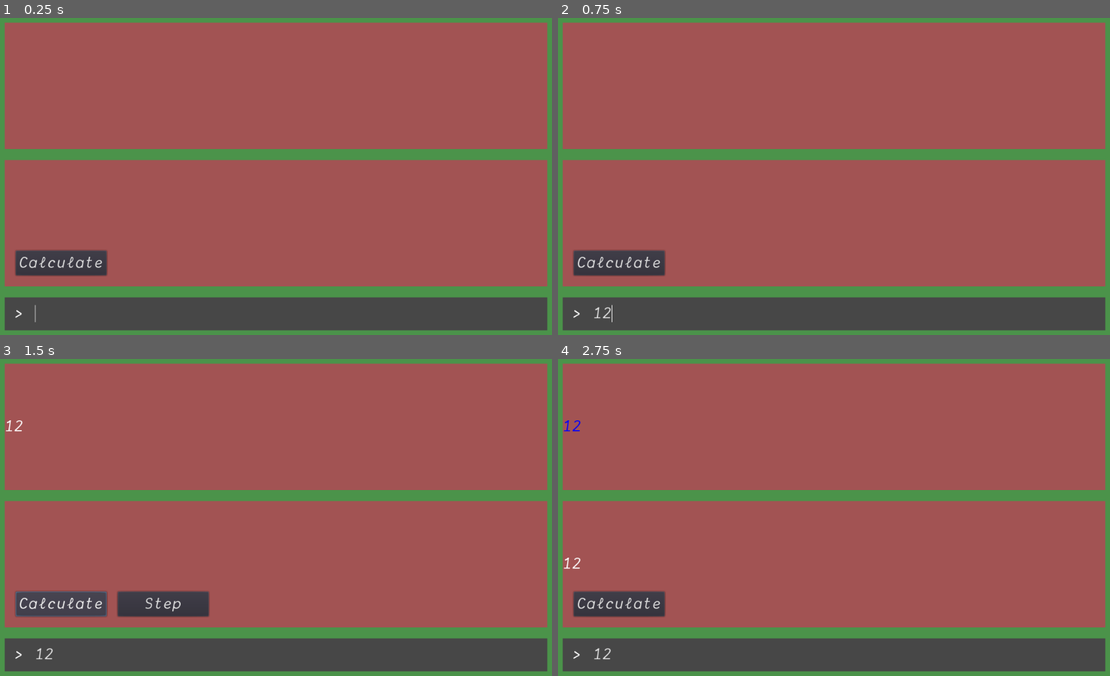
Above: before the commit, frames 1-4 (two rows, left to right).
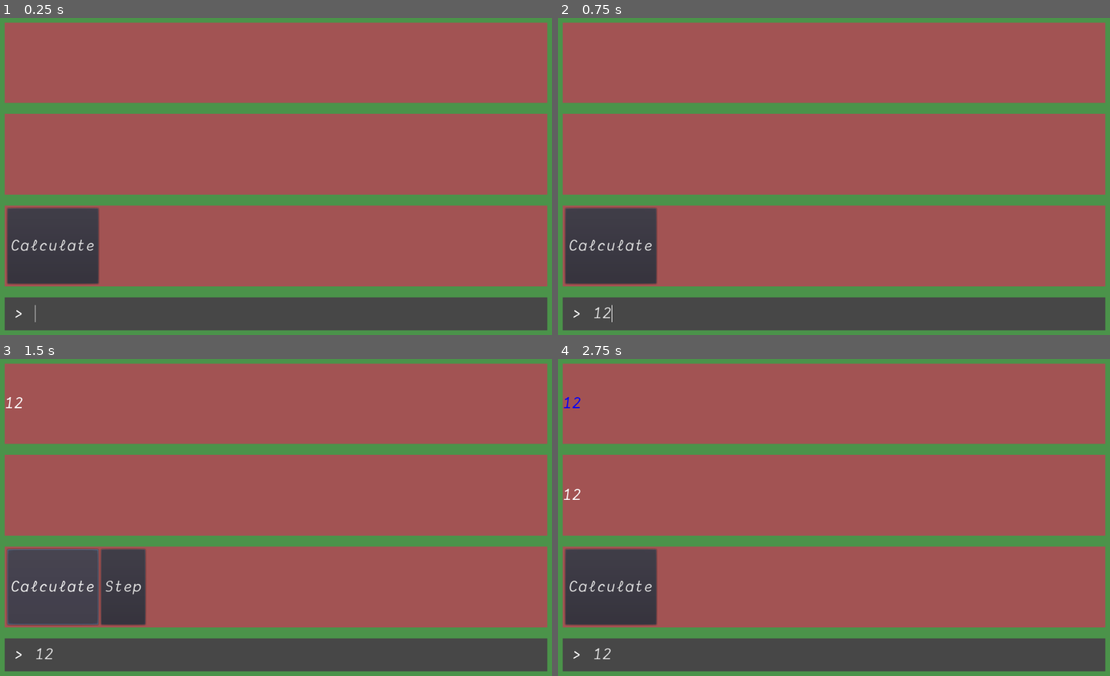
Above: after the commit, the same moments.

Repository: Hydrazer/godot-rpn
Game: Godot game, scene res://Main.tscn
Two runs of this game, one before a commit and one after it. Both use one fixed random seed, a clock stepped at 60 frames per second and the inputs below.
Inputs (mouse positions are in pixels of both pictures, inside the frame that each line leads up to):
- Up to frame 1 (0.25 s): no input
- Up to frame 2 (0.75 s): click (850, 312) at 0.52 s; type "12" at 0.6 s
- Up to frame 3 (1.5 s): click "Calculate" at 1.25 s
- Up to frame 4 (2.75 s): click "Step" at 2 s

The runs differ from the first frame. In frame 1, 14% of the frame differs, in the area x 0-100%, y 26-84%; in frame 2, 14%; in frame 3, 16%, in the area x 0-100%, y 12-84%; in frame 4, 14%.

Commit message:
oranised files to folders and improved ui

Diff:
--- a/Main.tscn
+++ b/Main.tscn
@@ -1,14 +1,15 @@
 [gd_scene load_steps=13 format=2]
 
-[ext_resource path="res://Input.gd" type="Script" id=1]
-[ext_resource path="res://DankMono.tres" type="DynamicFont" id=2]
-[ext_resource path="res://CalculateButton.gd" type="Script" id=3]
-[ext_resource path="res://PointerStack.gd" type="Script" id=4]
-[ext_resource path="res://StepButton.gd" type="Script" id=5]
-[ext_resource path="res://StackStack.gd" type="Script" id=6]
+[ext_resource path="res://scripts/CalculateButton.gd" type="Script" id=1]
+[ext_resource path="res://fonts/DankMono30.tres" type="DynamicFont" id=2]
+[ext_resource path="res://scripts/Input.gd" type="Script" id=3]
+[ext_resource path="res://scripts/StepButton.gd" type="Script" id=4]
+[ext_resource path="res://scripts/StackStack.gd" type="Script" id=5]
+[ext_resource path="res://scripts/PointerStack.gd" type="Script" id=6]
 
 [sub_resource type="StyleBoxFlat" id=1]
 bg_color = Color( 0.298039, 0.580392, 0.294118, 1 )
+corner_detail = 20
 
 [sub_resource type="StyleBoxFlat" id=2]
 bg_color = Color( 0.639216, 0.329412, 0.329412, 1 )
@@ -54,7 +55,7 @@
 
 [node name="PointerArea" type="PanelContainer" parent="Background/MarginContainer/Rows"]
 margin_right = 984.0
-margin_bottom = 230.0
+margin_bottom = 146.0
 rect_min_size = Vector2( 0, 40 )
 size_flags_horizontal = 3
 size_flags_vertical = 3
@@ -65,14 +66,15 @@
 
 [node name="PointerStack" type="HBoxContainer" parent="Background/MarginContainer/Rows/PointerArea"]
 margin_right = 984.0
-margin_bottom = 230.0
+margin_bottom = 146.0
 custom_constants/separation = 15
-script = ExtResource( 4 )
+script = ExtResource( 6 )
+DANK_MONO_30 = ExtResource( 2 )
 
 [node name="StackArea" type="PanelContainer" parent="Background/MarginContainer/Rows"]
-margin_top = 250.0
-margin_right = 984.0
-margin_bottom = 480.0
+margin_top = 166.0
+margin_right = 984.0
+margin_bottom = 313.0
 rect_min_size = Vector2( 0, 40 )
 size_flags_horizontal = 3
 size_flags_vertical = 3
@@ -83,12 +85,81 @@
 
 [node name="StackStack" type="HBoxContainer" parent="Background/MarginContainer/Rows/StackArea"]
 margin_right = 984.0
-margin_bottom = 230.0
+margin_bottom = 147.0
 custom_constants/separation = 15
-script = ExtResource( 6 )
-CALCULATE_BUTTON_PATH = NodePath("../../../../../CalculateButton")
-STEP_BUTTON_PATH = NodePath("../../../../../StepButton")
-ERROR_LABEL_PATH = NodePath("../../../../../ErrorLabel")
+script = ExtResource( 5 )
+CALCULATE_BUTTON_PATH = NodePath("../../ButtonArea/MarginContainer/ButtonVBox/CalculateButton")
+STEP_BUTTON_PATH = NodePath("../../ButtonArea/MarginContainer/ButtonVBox/StepButton")
+ERROR_LABEL_PATH = NodePath("../../ButtonArea/MarginContainer/ButtonVBox/ErrorLabel")
+DANK_MONO_30 = ExtResource( 2 )
+
+[node name="ButtonArea" type="PanelContainer" parent="Background/MarginContainer/Rows"]
+margin_top = 333.0
+margin_right = 984.0
+margin_bottom = 480.0
+grow_horizontal = 0
+rect_min_size = Vector2( 0, 40 )
+size_flags_vertical = 3
+custom_styles/panel = SubResource( 2 )
+__meta__ = {
+"_edit_use_anchors_": false
+}
+
+[node name="MarginContainer" type="MarginContainer" parent="Background/MarginContainer/Rows/ButtonArea"]
+margin_right = 984.0
+margin_bottom = 147.0
+custom_constants/margin_right = 5
+custom_constants/margin_top = 5
+custom_constants/margin_left = 5
+custom_constants/margin_bottom = 5
+
+[node name="ButtonVBox" type="HBoxContainer" parent="Background/MarginContainer/Rows/ButtonArea/MarginContainer"]
+margin_left = 5.0
+margin_top = 5.0
+margin_right = 979.0
+margin_bottom = 142.0
+size_flags_vertical = 3
+custom_constants/separation = 5
+__meta__ = {
+"_edit_use_anchors_": false
+}
+
+[node name="CalculateButton" type="Button" parent="Background/MarginContainer/Rows/ButtonArea/MarginContainer/ButtonVBox"]
+margin_right = 165.0
+margin_bottom = 137.0
+custom_fonts/font = ExtResource( 2 )
+text = "Calculate"
+script = ExtResource( 1 )
+__meta__ = {
+"_edit_use_anchors_": false
+}
+STACK_STACK_PATH = NodePath("../../../../StackArea/StackStack")
+STEP_BUTTON_PATH = NodePath("../StepButton")
+ERROR_LABEL_PATH = NodePath("../ErrorLabel")
+
+[node name="StepButton" type="Button" parent="Background/MarginContainer/Rows/ButtonArea/MarginContainer/ButtonVBox"]
+visible = false
+margin_right = 165.0
+margin_bottom = 45.0
+custom_fonts/font = ExtResource( 2 )
+text = "Step"
+script = ExtResource( 4 )
+__meta__ = {
+"_edit_use_anchors_": false
+}
+
+[node name="ErrorLabel" type="Label" parent="Background/MarginContainer/Rows/ButtonArea/MarginContainer/ButtonVBox"]
+margin_left = 170.0
+margin_top = 53.0
+margin_right = 170.0
+margin_bottom = 84.0
+custom_colors/font_color = Color( 0.0392157, 0.137255, 1, 1 )
+custom_fonts/font = ExtResource( 2 )
+align = 1
+valign = 1
+__meta__ = {
+"_edit_use_anchors_": false
+}
 
 [node name="InputArea" type="PanelContainer" parent="Background/MarginContainer/Rows"]
 margin_top = 500.0
@@ -125,54 +196,13 @@
 custom_styles/focus = SubResource( 9 )
 custom_styles/normal = SubResource( 7 )
 placeholder_alpha = 1.0
-script = ExtResource( 1 )
-
-[node name="StepButton" type="Button" parent="."]
-visible = false
-margin_left = 225.0
-margin_top = 435.0
-margin_right = 390.0
-margin_bottom = 480.0
-custom_fonts/font = ExtResource( 2 )
-text = "Step"
-script = ExtResource( 5 )
-__meta__ = {
-"_edit_use_anchors_": false
-}
-
-[node name="CalculateButton" type="Button" parent="."]
-margin_left = 40.0
-margin_top = 435.0
-margin_right = 205.0
-margin_bottom = 480.0
-custom_fonts/font = ExtResource( 2 )
-text = "Calculate"
 script = ExtResource( 3 )
-__meta__ = {
-"_edit_use_anchors_": false
-}
-STACK_STACK_PATH = NodePath("../Background/MarginContainer/Rows/StackArea/StackStack")
-STEP_BUTTON_PATH = NodePath("../StepButton")
-ERROR_LABEL_PATH = NodePath("../ErrorLabel")
-
-[node name="ErrorLabel" type="Label" parent="."]
-margin_left = 410.0
-margin_top = 435.0
-margin_right = 575.0
-margin_bottom = 480.0
-custom_colors/font_color = Color( 0.0392157, 0.137255, 1, 1 )
-custom_fonts/font = ExtResource( 2 )
-align = 1
-valign = 1
-__meta__ = {
-"_edit_use_anchors_": false
-}
-
-[connection signal="say_stack" from="Background/MarginContainer/Rows/PointerArea/PointerStack" to="StepButton" method="_on_PointerStack_say_stack"]
-[connection signal="text_changed" from="Background/MarginContainer/Rows/InputArea/HBoxContainer/Input" to="CalculateButton" method="_on_Input_text_changed"]
-[connection signal="button_down" from="StepButton" to="StepButton" method="_on_StepButton_button_down"]
-[connection signal="update_label" from="StepButton" to="Background/MarginContainer/Rows/PointerArea/PointerStack" method="_on_StepButton_update_label"]
-[connection signal="update_stack" from="StepButton" to="Background/MarginContainer/Rows/StackArea/StackStack" method="_on_StepButton_update_stack"]
-[connection signal="button_down" from="CalculateButton" to="Background/MarginContainer/Rows/PointerArea/PointerStack" method="_on_Button_button_down"]
-[connection signal="button_down" from="CalculateButton" to="CalculateButton" method="_on_CalculateButton_button_down"]
-[connection signal="stack_update" from="CalculateButton" to="Background/MarginContainer/Rows/PointerArea/PointerStack" method="_on_CalculateButton_stack_update"]
+
+[connection signal="say_stack" from="Background/MarginContainer/Rows/PointerArea/PointerStack" to="Background/MarginContainer/Rows/ButtonArea/MarginContainer/ButtonVBox/StepButton" method="_on_PointerStack_say_stack"]
+[connection signal="button_down" from="Background/MarginContainer/Rows/ButtonArea/MarginContainer/ButtonVBox/CalculateButton" to="Background/MarginContainer/Rows/PointerArea/PointerStack" method="_on_Button_button_down"]
+[connection signal="button_down" from="Background/MarginContainer/Rows/ButtonArea/MarginContainer/ButtonVBox/CalculateButton" to="Background/MarginContainer/Rows/ButtonArea/MarginContainer/ButtonVBox/CalculateButton" method="_on_CalculateButton_button_down"]
+[connection signal="stack_update" from="Background/MarginContainer/Rows/ButtonArea/MarginContainer/ButtonVBox/CalculateButton" to="Background/MarginContainer/Rows/PointerArea/PointerStack" method="_on_CalculateButton_stack_update"]
+[connection signal="button_down" from="Background/MarginContainer/Rows/ButtonArea/MarginContainer/ButtonVBox/StepButton" to="Background/MarginContainer/Rows/ButtonArea/MarginContainer/ButtonVBox/StepButton" method="_on_StepButton_button_down"]
+[connection signal="update_label" from="Background/MarginContainer/Rows/ButtonArea/MarginContainer/ButtonVBox/StepButton" to="Background/MarginContainer/Rows/PointerArea/PointerStack" method="_on_StepButton_update_label"]
+[connection signal="update_stack" from="Background/MarginContainer/Rows/ButtonArea/MarginContainer/ButtonVBox/StepButton" to="Background/MarginContainer/Rows/StackArea/StackStack" method="_on_StepButton_update_stack"]
+[connection signal="text_changed" from="Background/MarginContainer/Rows/InputArea/HBoxContainer/Input" to="Background/MarginContainer/Rows/ButtonArea/MarginContainer/ButtonVBox/CalculateButton" method="_on_Input_text_changed"]
--- a/DankMono.tres
+++ b/fonts/DankMono30.tres
@@ -1,6 +1,6 @@
 [gd_resource type="DynamicFont" load_steps=2 format=2]
 
-[ext_resource path="res://Dank Mono Italic [TheFontsMaster.com].otf" type="DynamicFontData" id=1]
+[ext_resource path="res://fonts/Dank Mono Italic [TheFontsMaster.com].otf" type="DynamicFontData" id=1]
 
 [resource]
 size = 30
--- a/CalculateButton.gd
+++ b/scripts/CalculateButton.gd
@@ -24,10 +24,6 @@
 
 func _on_CalculateButton_button_down() -> void:
 	TOKEN_VEC = []
-	get_node(ERROR_LABEL_PATH).set_text("")
-	get_node(STEP_BUTTON_PATH).visible = true
-	get_node(STEP_BUTTON_PATH).STACK_IND = -1
-
 	var stack_stack = get_node(STACK_STACK_PATH)
 
 	stack_stack.STACK = []
@@ -35,6 +31,11 @@
 
 	var token_reg: RegEx = RegEx.new()
 	token_reg.compile("((?<int>\\d+)|(?<op>[*+-/])|(?<other>\\S+))")
+	var token_reg_search_vec = token_reg.search_all(TEXT)
+
+	get_node(STEP_BUTTON_PATH).visible = token_reg_search_vec.size() as bool
+	get_node(STEP_BUTTON_PATH).STACK_IND = -1
+	get_node(ERROR_LABEL_PATH).set_text("")
 
 	for t in token_reg.search_all(TEXT):
 		var token_int: String = t.get_string("int")
--- a/PointerStack.gd
+++ b/scripts/PointerStack.gd
@@ -3,6 +3,7 @@
 
 var STACK: Array = []
 var LABEL_VEC: Array = []
+export var DANK_MONO_30: Font
 
 signal say_stack
 
@@ -44,6 +45,6 @@
 		add_child(label)
 		label.set_owner(self)
 		label.set_text(str(item["val"]))
-		label.add_font_override("font", load("res://DankMono.tres"))
+		label.add_font_override("font", DANK_MONO_30)
 		LABEL_VEC.push_back(label)
 	print(len(LABEL_VEC))
--- a/StackStack.gd
+++ b/scripts/StackStack.gd
@@ -5,6 +5,7 @@
 export var CALCULATE_BUTTON_PATH: NodePath
 export var STEP_BUTTON_PATH: NodePath
 export var ERROR_LABEL_PATH: NodePath
+export var DANK_MONO_30: Font
 
 func _ready() -> void:
 	pass # Replace with function body.
@@ -51,7 +52,7 @@
 		add_child(label)
 		label.set_owner(self)
 		label.set_text(item as String)
-		label.add_font_override("font", load("res://DankMono.tres"))
+		label.add_font_override("font", DANK_MONO_30)
 
 	if ind >= token_vec.size() - 1:
 		get_node(STEP_BUTTON_PATH).visible = false
Renamed: Dank Mono Italic [TheFontsMaster.com].otf -> fonts/Dank Mono Italic [TheFontsMaster.com].otf
Renamed: Input.gd -> scripts/Input.gd
Renamed: StepButton.gd -> scripts/StepButton.gd
Not shown, changed: rpnHTML.zip
Not shown, changed: rpnHTML/index.html
Not shown, changed: rpnHTML/index.js
Not shown, changed: rpnHTML/index.pck
Not shown, changed: rpnHTML/index.wasm
